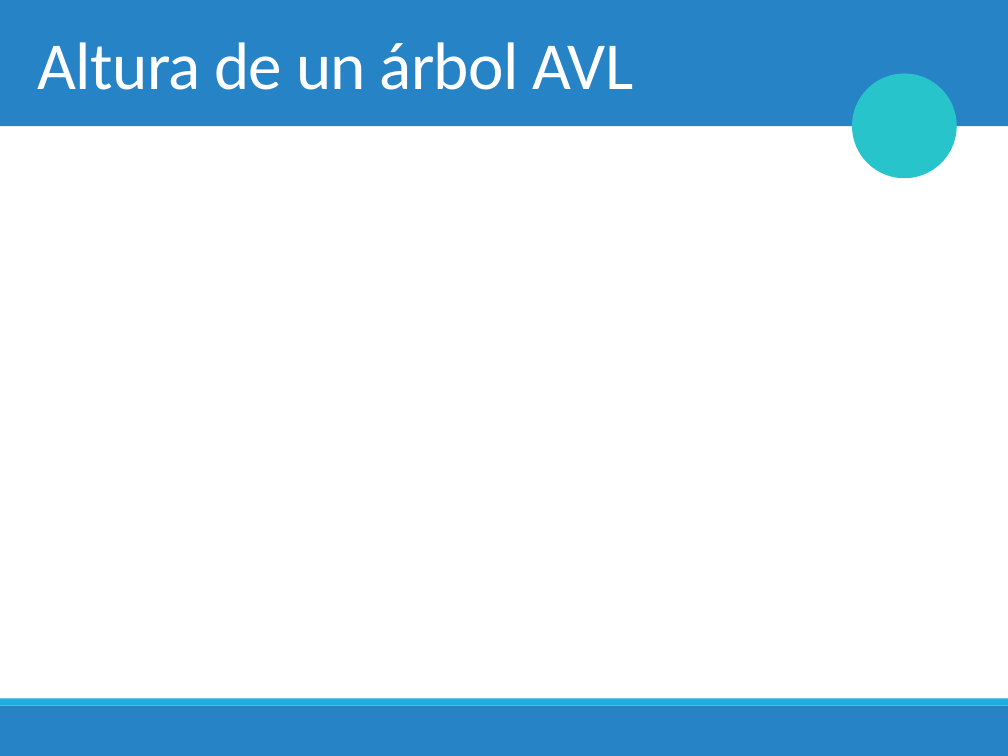
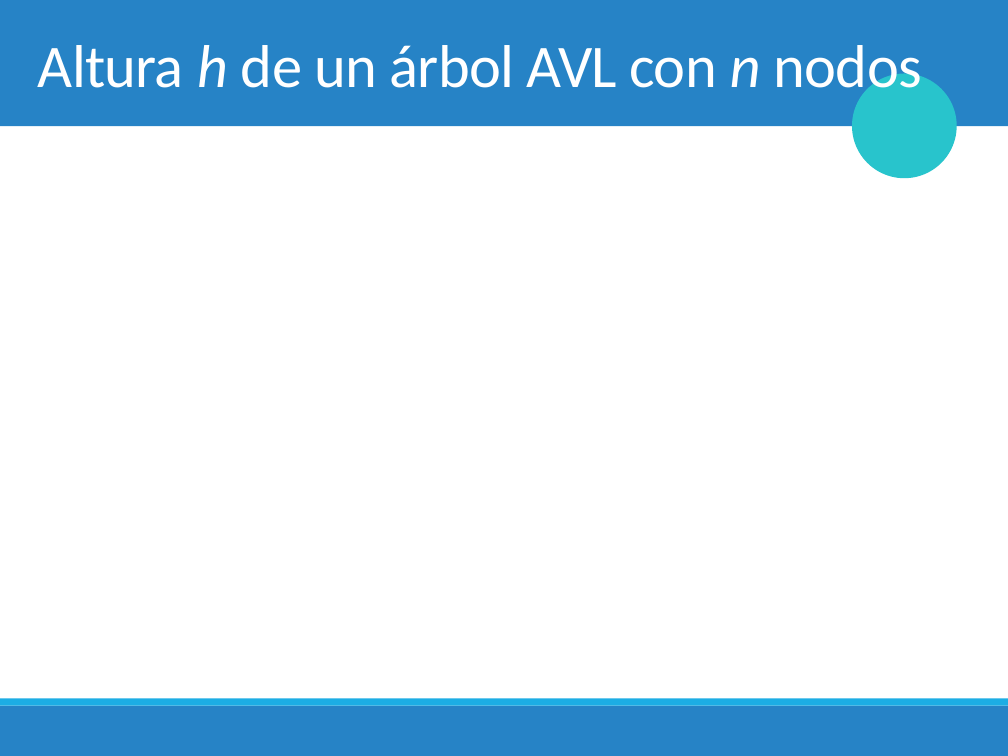
Before and after one commit to chris-carstens/2020-2, a slide deck: slide 34 of Clases/07 - Árboles AVL/07. Árboles AVL.pptx (slide 33 before the commit). Drawn at 1008x756 pixels with LibreOffice and Linux fonts; fonts in the diff are those of the drawing; grey boxes stand for pictures; background and template pictures are left out. Boxes give left, top, right and bottom in pixels: in the first picture for what was removed or moved away, otherwise in the second. Text is boxed around its words. In the diff, an @@ line names an element or a change of style, - is before the commit and + after.

```diff
--- a/Clases/07 - Árboles AVL/07. Árboles AVL.pptx
+++ b/Clases/07 - Árboles AVL/07. Árboles AVL.pptx
@@ title at (38, 45, 922, 102): text changed; size 48 to 43.2 pt @@
-Altura de un árbol AVL
+Altura h de un árbol AVL con n nodos
```
Also in this commit, not shown: 18 other slides changed, 2 slides added, 3 slides removed, 5 other files.
